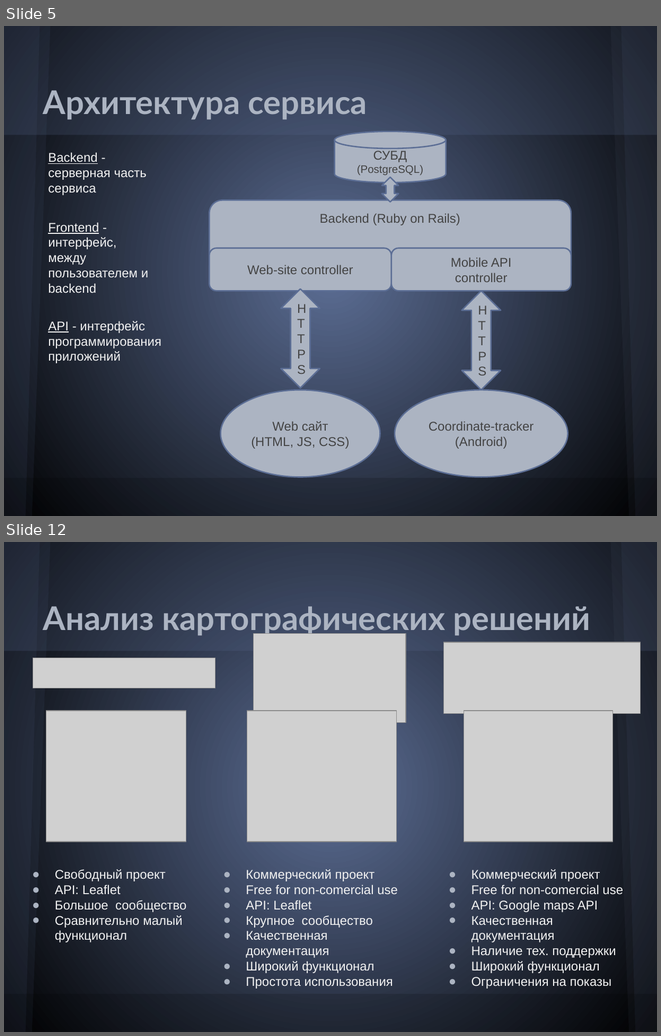
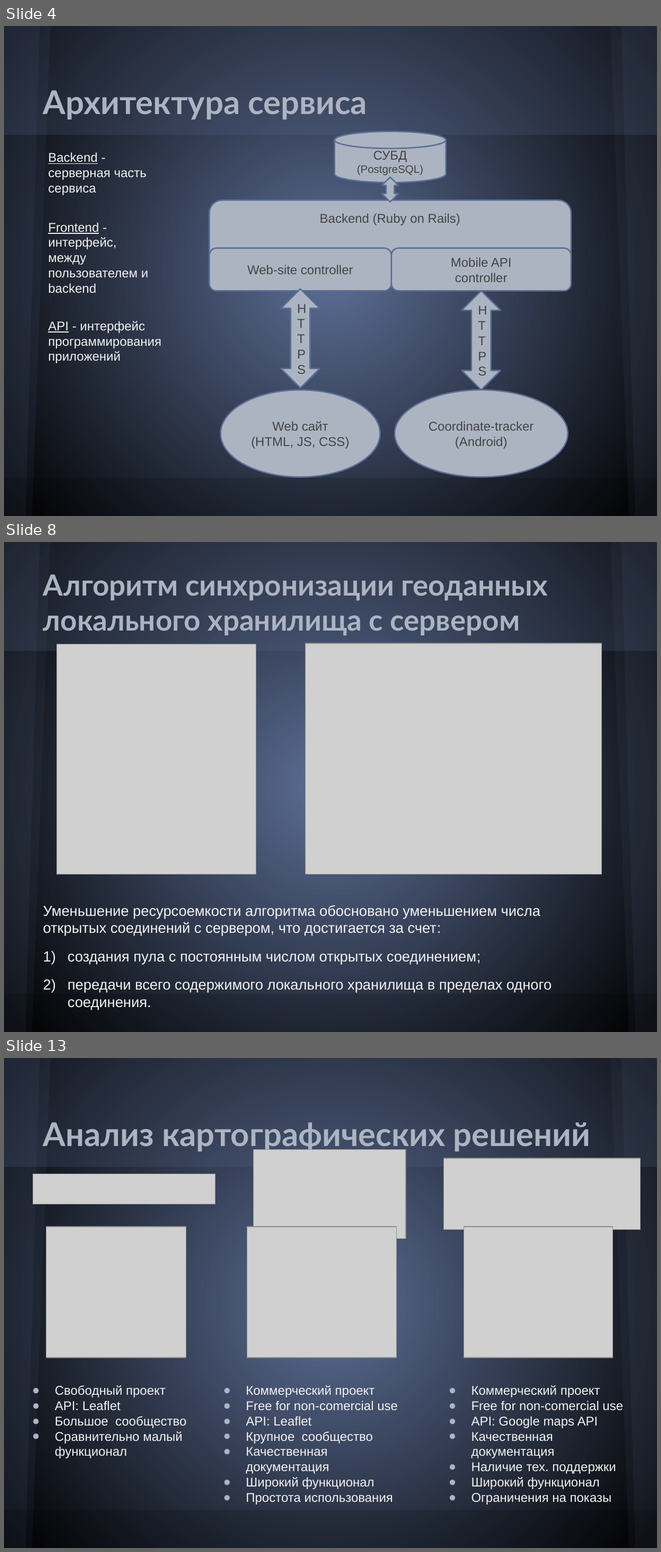
Before and after one commit to Melancholic/Coordinate-reports, a slide deck: Презентация.pptx. Shown one above the other, each under a label of ours: slides 5 and 12 before the commit, slides 4, 8 and 13 after it; the slides between them are not shown. The pictures are 661x1036 and 661x1552 pixels, drawn with LibreOffice and Linux fonts; fonts in the diff are those of the drawing; grey boxes stand for pictures. Boxes give left, top, right and bottom in pixels: in the first picture for what was removed or moved away, otherwise in the second. Text is boxed around its words. In the diff, an @@ line names an element or a change of style, - is before the commit and + after.

```diff
--- a/Презентация.pptx
+++ b/Презентация.pptx
@@ slide 8 added at [4,542,657,1032], background gradient #5C6E95 to #000000; not listed: 5 template elements that a slide beside it also shows @@
@@ freeform shape added at [4,542,50,1032], fill #5A6378 at 10% opacity @@
@@ title added at [43,574,548,636], 32 pt, text #ACB4C2, bold @@
+Алгоритм синхронизации геоданных локального хранилища с сервером
@@ picture added at [57,644,256,874] @@
@@ picture added at [305,643,601,874] @@
@@ text added at [43,905,551,1010], 16 pt, text #F2F2F2 @@
+Уменьшение ресурсоемкости алгоритма обосновано уменьшением числа открытых соединений с сервером, что достигается за счет:
+1) создания пула с постоянным числом открытых соединением;
+2) передачи всего содержимого локального хранилища в пределах одного соединения.
@@ what was slide 5 is now slide 4 @@
@@ what was slide 12 is now slide 13 @@
```
Also in this commit, not shown: 7 slides changed, 2 other slides added, 2 slides removed, 1 other file.
